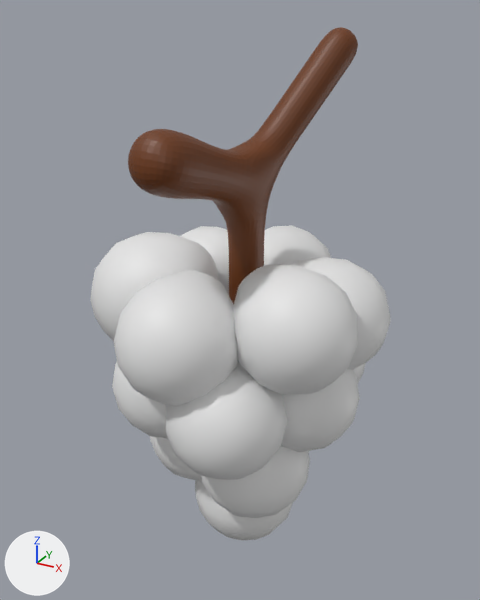
One commit to the FBX model Pawns/Fruits/Grapes/Grapes.fbx: the scene before it, then after it.
The view is the same before and after, from a 50 mm camera at (0.207, -0.385, 0.414) aimed at (-0.008, 0.006, 0.219). The axes (+X, +Y, +Z) are drawn at lower left. The lights are the same throughout.

Names of what the first picture shows: 'Grapes', 'Stem'.
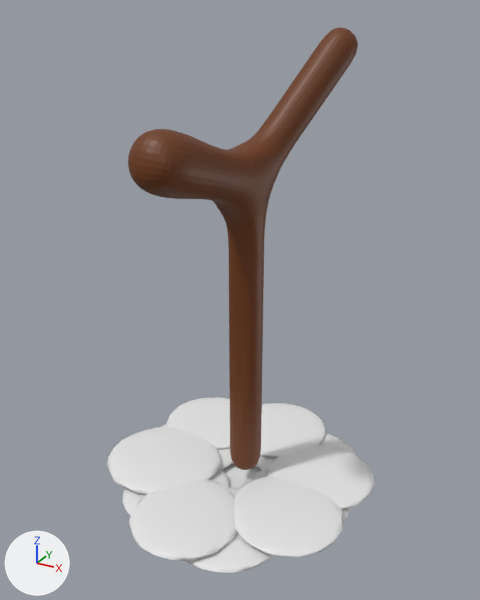
The change, as JSON lines over the scene's bpy script:
```json
{"op": "set", "path": "ob_grapes.scale", "old": "(1.0, 1.0, 1.0)", "new": "(1.0, 1.0, 0.1)"}
```

What differs and where, as boxes (x1, y1, x2, y2) in the pictures (480 x 600 px):
```json
{"object": "Grapes", "change": "rescaled", "before": [90, 225, 391, 541], "after": [107, 397, 374, 573], "on screen": "11% narrower, 44% shorter"}
```
